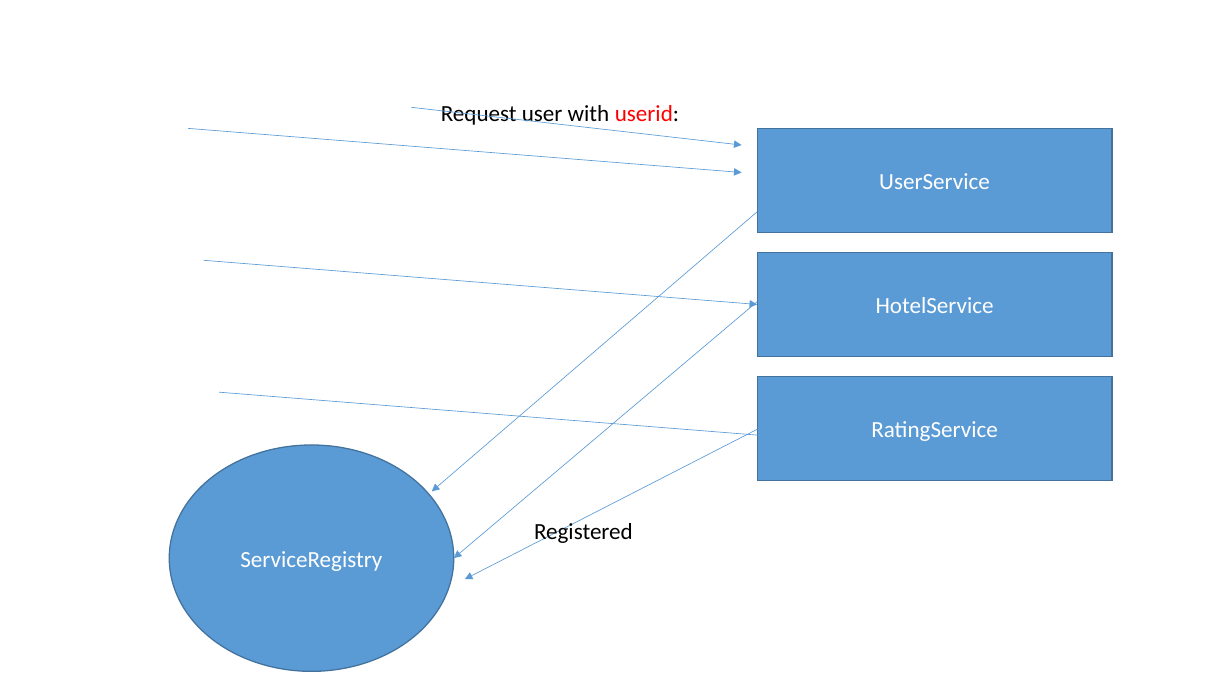
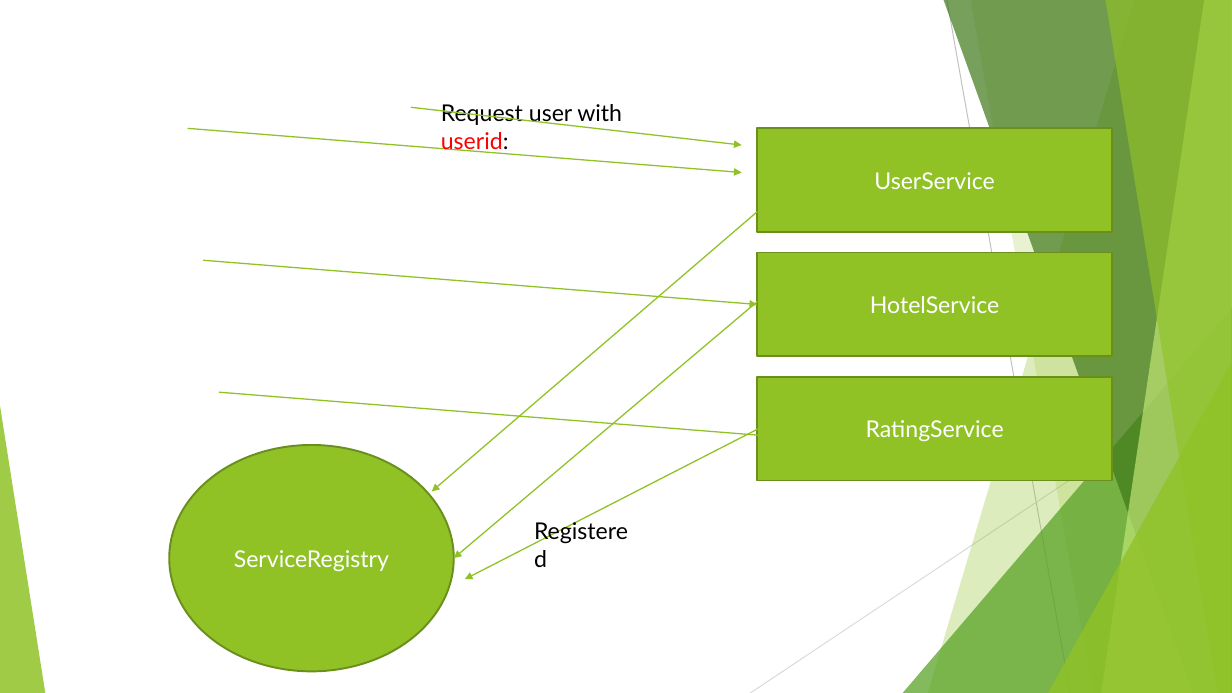
Before and after one commit to sudhirsatwekar/miscroservices_management, a slide deck: slide 8 of microservices.pptx. Drawn at 1232x693 pixels with LibreOffice and Linux fonts; fonts in the diff are those of the drawing; background and template pictures are left out. Boxes give left, top, right and bottom in pixels: in the first picture for what was removed or moved away, otherwise in the second. Text is boxed around its words. In the diff, an @@ line names an element or a change of style, - is before the commit and + after.

```diff
--- a/microservices.pptx
+++ b/microservices.pptx
@@ arrow (411, 107) - (742, 145): stroke #5B9BD5 0.5 pt to #90C226 1 pt @@
@@ text "Request user with userid:" at [441, 104, 622, 154]: font Calibri to Lato @@
@@ arrow (189, 128) - (742, 173): stroke #5B9BD5 0.5 pt to #90C226 1 pt @@
@@ arrow (757, 212) - (432, 492): stroke #5B9BD5 0.5 pt to #90C226 1 pt @@
@@ arrow (203, 261) - (757, 304): stroke #5B9BD5 0.5 pt to #90C226 1 pt @@
@@ arrow (757, 302) - (454, 558): stroke #5B9BD5 0.5 pt to #90C226 1 pt @@
@@ group added at [0, 0, 1232, 693]: 5 freeform shapes, 3 triangles, 2 lines @@
@@ arrow (219, 392) - (773, 436): stroke #5B9BD5 0.5 pt to #90C226 1 pt @@
@@ font Calibri to Lato; fill #5B9BD5 to #90C226; outline #43739E 1 pt to #6B901C 1.5 pt in 4 elements at [757, 128, 1112, 232], [757, 252, 1112, 356], [757, 377, 1112, 481], [169, 445, 454, 672] @@
@@ arrow (768, 424) - (465, 579): stroke #5B9BD5 0.5 pt to #90C226 1 pt @@
@@ text "Registered" at [525, 512, 643, 549]: font Calibri to Lato @@
```
Also in this commit, not shown: 13 other slides changed, 2 other files.
